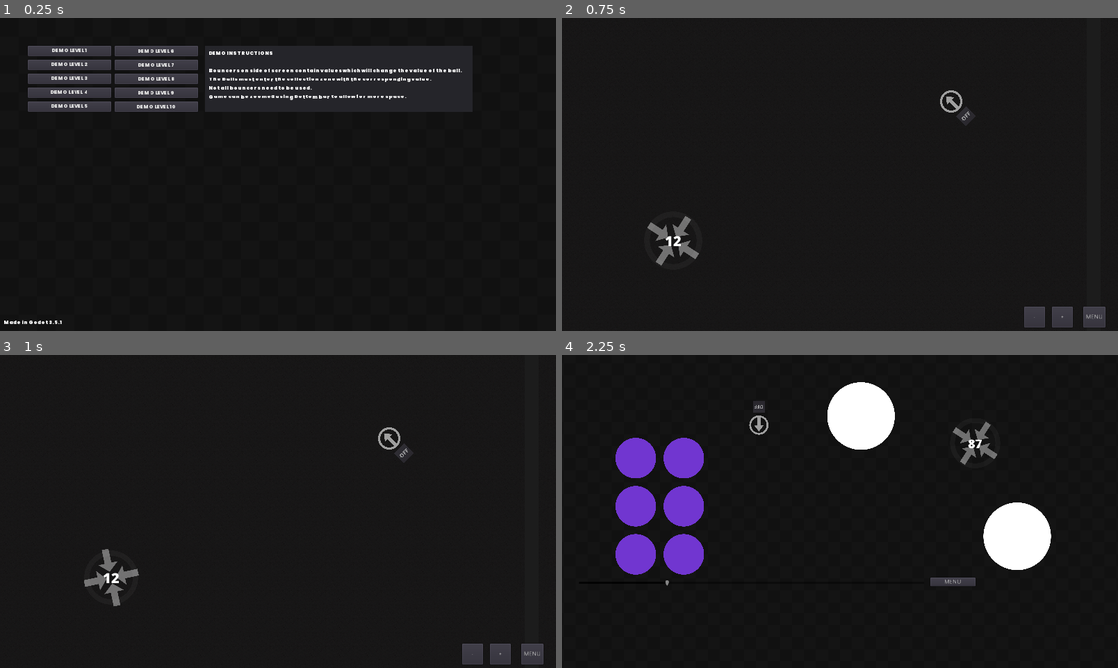
Above: before the commit, frames 1-4 (two rows, left to right).
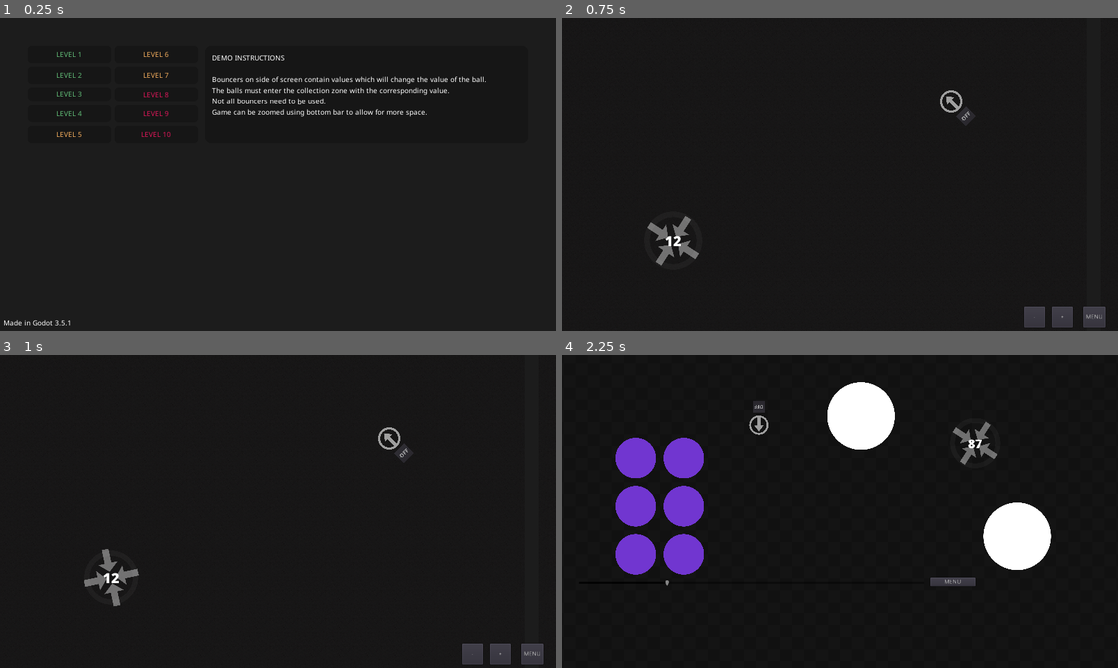
Above: after the commit, the same moments.

Repository: Masonzk/2023TSAVGDSOURCE
Game: Godot game, scene res://Scenes/Menu.tscn
The game is run twice, just before and just after one commit, with the same random seed, the same clock (stepped at 60 frames per second) and the same inputs.
Inputs:
- Up to frame 1 (0.25 s): no input
- Up to frame 2 (0.75 s): click "DEMO LEVEL 2" (after the commit: "LEVEL 2") at 0.5 s
- Up to frame 3 (1 s): no input
- Up to frame 4 (2.25 s): click "MENU" at 1.25 s; click "DEMO LEVEL 3" (after the commit: "LEVEL 3") at 2 s

The runs differ from the first frame. In frame 1, 7.2% of the frame differs, in the area x 0-88%, y 8-99%; in frame 2, nothing differs; in frame 3, nothing differs; in frame 4, nothing differs.
Error in both runs: Invalid get index '0' (on base: 'Array'). (res://Code/Bounce.gd:38)

Commit message:
Main menu overhall (More info in description)
-Font change (TBD)
-Button and panel themes
-Background change
-Level button color corresponds to difficulty.

Diff:
--- a/Scenes/Levels/9.tscn
+++ b/Scenes/Levels/9.tscn
@@ -17,6 +17,9 @@
 [node name="Collector" parent="." index="1"]
 position = Vector2( 224, 384 )
 desired_value = 115.0
+
+[node name="ColorRect" parent="CanvasLayer" index="2"]
+color = Color( 0.109804, 0.109804, 0.109804, 1 )
 
 [node name="Passthrough" type="StaticBody2D" parent="." index="5"]
 position = Vector2( 448, 448 )
--- a/Scenes/Menu.tscn
+++ b/Scenes/Menu.tscn
@@ -1,108 +1,110 @@
-[gd_scene load_steps=6 format=2]
+[gd_scene load_steps=3 format=2]
 
 [ext_resource path="res://Code/Menu.gd" type="Script" id=1]
-[ext_resource path="res://Textures/background.png" type="Texture" id=2]
-[ext_resource path="res://Poppins-Black.ttf" type="DynamicFontData" id=3]
-
-[sub_resource type="DynamicFont" id=1]
-size = 12
-font_data = ExtResource( 3 )
-
-[sub_resource type="Theme" id=2]
-default_font = SubResource( 1 )
+[ext_resource path="res://Shaders/main.tres" type="Theme" id=3]
 
 [node name="Menu" type="Control"]
 anchor_right = 1.0
 anchor_bottom = 1.0
-theme = SubResource( 2 )
+theme = ExtResource( 3 )
 script = ExtResource( 1 )
 
-[node name="Sprite" type="Sprite" parent="."]
-scale = Vector2( 1.33333, 1.33333 )
-texture = ExtResource( 2 )
-centered = false
+[node name="ColorRect" type="ColorRect" parent="."]
+anchor_right = 1.0
+anchor_bottom = 1.0
+color = Color( 0.109804, 0.109804, 0.109804, 1 )
 
 [node name="Button" type="Button" parent="."]
 margin_left = 64.0
 margin_top = 64.0
 margin_right = 256.0
-margin_bottom = 85.0
-text = "DEMO LEVEL 1"
+margin_bottom = 104.0
+custom_colors/font_color = Color( 0.372549, 0.721569, 0.454902, 1 )
+text = "LEVEL 1"
 
 [node name="Button2" type="Button" parent="."]
 margin_left = 64.0
-margin_top = 96.0
+margin_top = 112.0
 margin_right = 256.0
-margin_bottom = 116.0
-text = "DEMO LEVEL 2"
+margin_bottom = 152.0
+custom_colors/font_color = Color( 0.372549, 0.721569, 0.454902, 1 )
+text = "LEVEL 2"
 
 [node name="Button3" type="Button" parent="."]
 margin_left = 64.0
-margin_top = 128.0
+margin_top = 160.0
 margin_right = 256.0
-margin_bottom = 148.0
-text = "DEMO LEVEL 3"
+margin_bottom = 191.0
+custom_colors/font_color = Color( 0.372549, 0.721569, 0.454902, 1 )
+text = "LEVEL 3"
 
 [node name="Button4" type="Button" parent="."]
 margin_left = 64.0
-margin_top = 160.0
+margin_top = 200.0
 margin_right = 256.0
-margin_bottom = 180.0
-text = "DEMO LEVEL 4"
+margin_bottom = 239.0
+custom_colors/font_color = Color( 0.372549, 0.721569, 0.454902, 1 )
+text = "LEVEL 4"
 
 [node name="Button5" type="Button" parent="."]
 margin_left = 64.0
-margin_top = 192.0
+margin_top = 248.0
 margin_right = 256.0
-margin_bottom = 212.0
-text = "DEMO LEVEL 5"
+margin_bottom = 288.0
+custom_colors/font_color = Color( 0.929412, 0.662745, 0.352941, 1 )
+text = "LEVEL 5"
 
 [node name="Button6" type="Button" parent="."]
 margin_left = 264.0
 margin_top = 64.0
 margin_right = 456.0
-margin_bottom = 88.0
-text = "DEMO LEVEL 6"
+margin_bottom = 104.0
+custom_colors/font_color = Color( 0.929412, 0.662745, 0.352941, 1 )
+text = "LEVEL 6"
 
 [node name="Button7" type="Button" parent="."]
 margin_left = 264.0
-margin_top = 96.0
+margin_top = 112.0
 margin_right = 456.0
-margin_bottom = 120.0
-text = "DEMO LEVEL 7"
+margin_bottom = 152.0
+custom_colors/font_color = Color( 0.929412, 0.662745, 0.352941, 1 )
+text = "LEVEL 7"
 
 [node name="Button8" type="Button" parent="."]
 margin_left = 264.0
-margin_top = 128.0
+margin_top = 160.0
 margin_right = 456.0
-margin_bottom = 152.0
-text = "DEMO LEVEL 8"
+margin_bottom = 192.0
+custom_colors/font_color = Color( 0.85098, 0.0862745, 0.341176, 1 )
+text = "LEVEL 8"
 
 [node name="Button9" type="Button" parent="."]
 margin_left = 264.0
-margin_top = 160.0
+margin_top = 200.0
 margin_right = 456.0
-margin_bottom = 184.0
-text = "DEMO LEVEL 9"
+margin_bottom = 240.0
+custom_colors/font_color = Color( 0.85098, 0.0862745, 0.341176, 1 )
+text = "LEVEL 9"
 
 [node name="Button10" type="Button" parent="."]
 margin_left = 264.0
-margin_top = 192.0
+margin_top = 248.0
 margin_right = 456.0
-margin_bottom = 216.0
-text = "DEMO LEVEL 10"
+margin_bottom = 288.0
+custom_colors/font_color = Color( 0.85098, 0.0862745, 0.341176, 1 )
+text = "LEVEL 10"
 
 [node name="Panel" type="Panel" parent="."]
 margin_left = 472.0
 margin_top = 64.0
-margin_right = 1088.0
-margin_bottom = 216.0
+margin_right = 1216.0
+margin_bottom = 288.0
 
 [node name="Label" type="Label" parent="."]
-margin_left = 480.0
-margin_top = 72.0
-margin_right = 1080.0
-margin_bottom = 208.0
+margin_left = 488.0
+margin_top = 80.0
+margin_right = 1200.0
+margin_bottom = 259.0
 text = "DEMO INSTRUCTIONS
 
 Bouncers on side of screen contain values which will change the value of the ball.
--- /dev/null
+++ b/Shaders/main.tres
@@ -0,0 +1,29 @@
+[gd_resource type="Theme" load_steps=5 format=2]
+
+[ext_resource path="res://NotoSans-Regular.ttf" type="DynamicFontData" id=1]
+
+[sub_resource type="StyleBoxFlat" id=2]
+bg_color = Color( 0.0823529, 0.0823529, 0.0823529, 0.784314 )
+corner_radius_top_left = 10
+corner_radius_top_right = 10
+corner_radius_bottom_right = 10
+corner_radius_bottom_left = 10
+
+[sub_resource type="StyleBoxFlat" id=3]
+bg_color = Color( 0.0823529, 0.0823529, 0.0823529, 0.784314 )
+corner_radius_top_left = 15
+corner_radius_top_right = 15
+corner_radius_bottom_right = 15
+corner_radius_bottom_left = 15
+
+[sub_resource type="DynamicFont" id=1]
+font_data = ExtResource( 1 )
+
+[resource]
+default_font = SubResource( 1 )
+Button/styles/disabled = SubResource( 2 )
+Button/styles/focus = SubResource( 2 )
+Button/styles/hover = SubResource( 2 )
+Button/styles/normal = SubResource( 2 )
+Button/styles/pressed = SubResource( 2 )
+Panel/styles/panel = SubResource( 3 )
